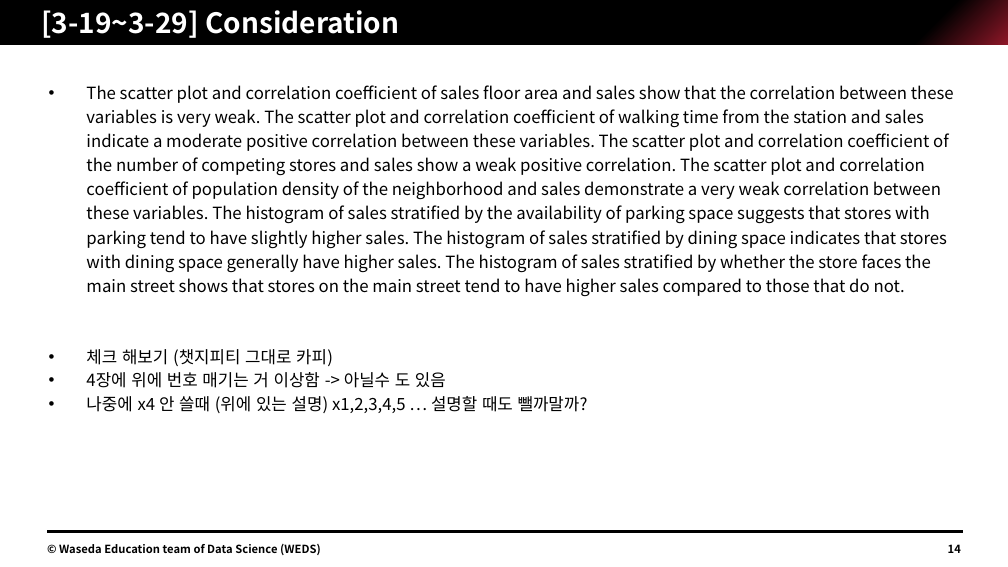
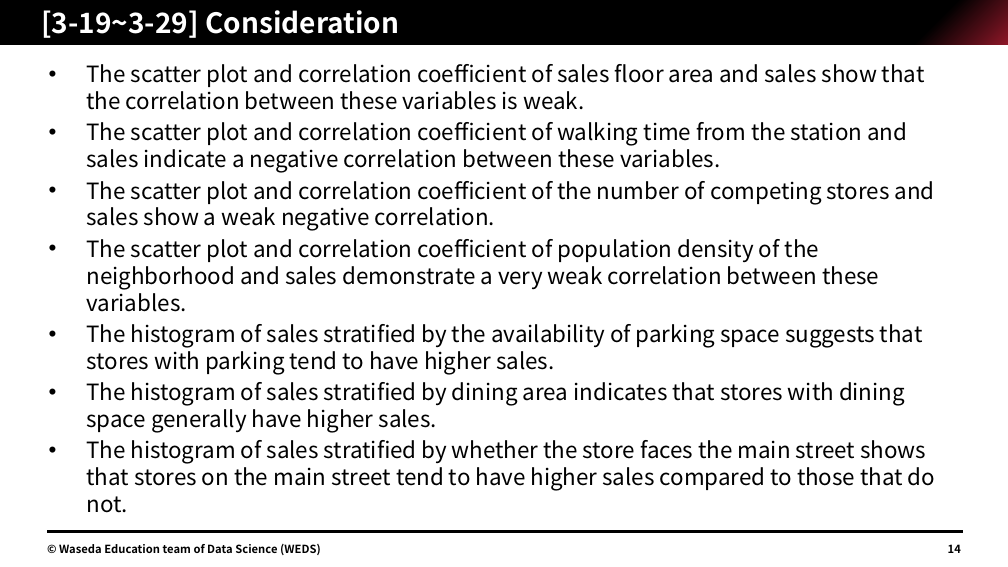
Before and after one commit to Jimin-Park0901/Data-Science, a slide deck: slide 14 of Store_Sale/assignment/1W22CF16.pptx. Drawn at 1008x567 pixels with LibreOffice and Linux fonts; fonts in the diff are those of the drawing. Boxes give left, top, right and bottom in pixels: in the first picture for what was removed or moved away, otherwise in the second. Text is boxed around its words. In the diff, an @@ line names an element or a change of style, - is before the commit and + after.

```diff
--- a/Store_Sale/assignment/1W22CF16.pptx
+++ b/Store_Sale/assignment/1W22CF16.pptx
@@ text at <box>86,64,935,491</box>: text changed; size 12 to 16 pt @@
-• The scatter plot and correlation coefficient of sales floor area and sales show that the correlation between these variables is very weak. The scatter plot and correlation coefficient of walking time from the station and sales indicate a moderate positive correlation between these variables. The scatter plot and correlation coefficient of the number of competing stores and sales show a weak positive correlation. The scatter plot and correlation coefficient of population density of the neighborhood and sales demonstrate a very weak correlation between these variables. The histogram of sales stratified by the availability of parking space suggests that stores with parking tend to have slightly higher sales. The histogram of sales stratified by dining space indicates that stores with dining space generally have higher sales. The histogram of sales stratified by whether the store faces the main street shows that stores on the main street tend to have higher sales compared to those that do not.
-• 체크 해보기 (챗지피티 그대로 카피)
-• 4장에 위에 번호 매기는 거 이상함 -> 아닐수 도 있음
-• 나중에 x4 안 쓸때 (위에 있는 설명) x1,2,3,4,5 … 설명할 때도 뺄까말까?
+• The scatter plot and correlation coefficient of sales floor area and sales show that the correlation between these variables is weak.
+• The scatter plot and correlation coefficient of walking time from the station and sales indicate a negative correlation between these variables.
+• The scatter plot and correlation coefficient of the number of competing stores and sales show a weak negative correlation.
+• The scatter plot and correlation coefficient of population density of the neighborhood and sales demonstrate a very weak correlation between these variables.
+• The histogram of sales stratified by the availability of parking space suggests that stores with parking tend to have higher sales.
+• The histogram of sales stratified by dining area indicates that stores with dining space generally have higher sales.
+• The histogram of sales stratified by whether the store faces the main street shows that stores on the main street tend to have higher sales compared to those that do not.
```
Also in this commit, not shown: 9 other slides changed, 1 other file.
